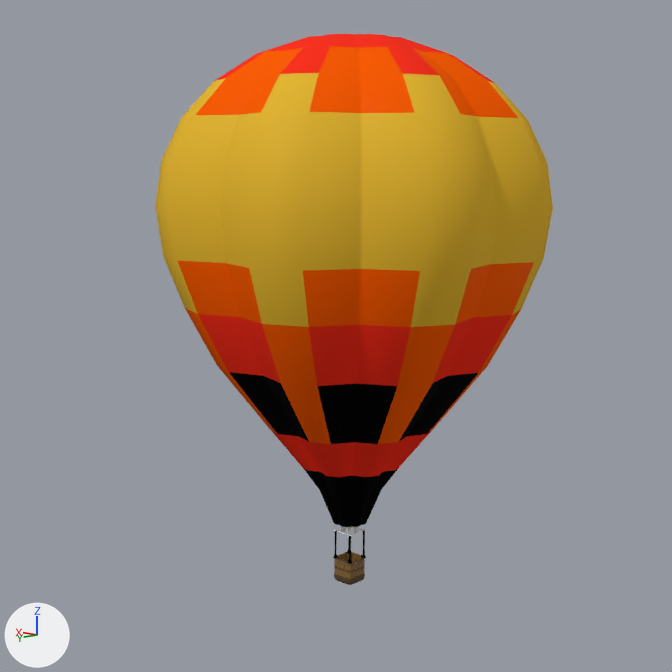
The Blender file public/assets/blender/Hot Air Balloon Iridesium/Air_Balloon.blend: old version first, new version second.
Camera for both pictures: the file's camera 'Camera'. The lights are fixed; the arrows at lower left show +X, +Y and +Z.
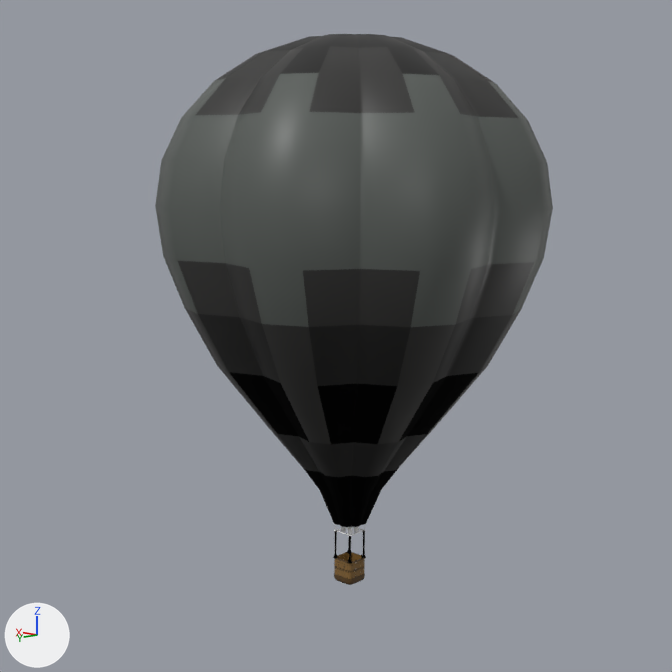
Pixel boxes [x1, y1, x2, y2] of what changed, in the pictures (672 x 672 px):
'Sphere', recoloured (yellow to grey)
    both: [155, 34, 553, 481]

The change, as a list of edits to the scene's bpy script:
```text
Change mat_yellow:
    remove n1 = _N.new('ShaderNodeBsdfDiffuse'); n1.name = 'Diffuse BSDF'
    remove n1.inputs[0].default_value = (0.8, 0.478, 0.0322, 1.0)  # 'Color', yellow #e7b832
    where n3 = _N.new('ShaderNodeBsdfPrincipled'); n3.name = 'Principled BSDF'
    n3.inputs[0].default_value: (0.351, 0.312, 0.0461, 1.0) -> (0.0989, 0.111, 0.102, 1.0)  # 'Base Color', yellow #a0983d -> 'Base Color', dark grey #595e5a
    where n2 = _N.new('ShaderNodeMixShader'); n2.name = 'Mix Shader'
    remove _L.new(n1.outputs[0], n2.inputs[2])  # 'BSDF' to 'Shader'
    remove _L.new(n3.outputs[0], n2.inputs[1])  # 'BSDF' to 'Shader'
    add _L.new(n3.outputs[0], n2.inputs[2])  # 'BSDF' to 'Shader'
Change mat_red:
    remove n1 = _N.new('ShaderNodeBsdfDiffuse'); n1.name = 'Diffuse BSDF'
    remove n1.inputs[0].default_value = (1.0, 0.0307, 0.013, 1.0)  # 'Color', red #ff311e
    where n3 = _N.new('ShaderNodeBsdfPrincipled'); n3.name = 'Principled BSDF'
    n3.inputs[0].default_value: (0.277, 0.00927, 0.0044, 1.0) -> (0.00834, 0.00831, 0.00779, 1.0)  # 'Base Color', red #90180e -> 'Base Color', black #171716
    where n0 = _N.new('ShaderNodeMixShader'); n0.name = 'Mix Shader'
    remove _L.new(n1.outputs[0], n0.inputs[2])  # 'BSDF' to 'Shader'
    remove _L.new(n3.outputs[0], n0.inputs[1])  # 'BSDF' to 'Shader'
    add _L.new(n3.outputs[0], n0.inputs[2])  # 'BSDF' to 'Shader'
Change mat_orange:
    remove n0 = _N.new('ShaderNodeBsdfDiffuse'); n0.name = 'Diffuse BSDF'
    remove n0.inputs[0].default_value = (1.0, 0.112, 0.0, 1.0)  # 'Color', orange #ff5e00
    where n3 = _N.new('ShaderNodeBsdfPrincipled'); n3.name = 'Principled BSDF'
    n3.inputs[0].default_value: (0.297, 0.0349, 0.000531, 1.0) -> (0.0282, 0.0277, 0.0264, 1.0)  # 'Base Color', brown #943402 -> 'Base Color', black #2f2e2d
    where n2 = _N.new('ShaderNodeMixShader'); n2.name = 'Mix Shader'
    remove _L.new(n0.outputs[0], n2.inputs[2])  # 'BSDF' to 'Shader'
    add _L.new(n3.outputs[0], n2.inputs[2])  # 'BSDF' to 'Shader'
```
